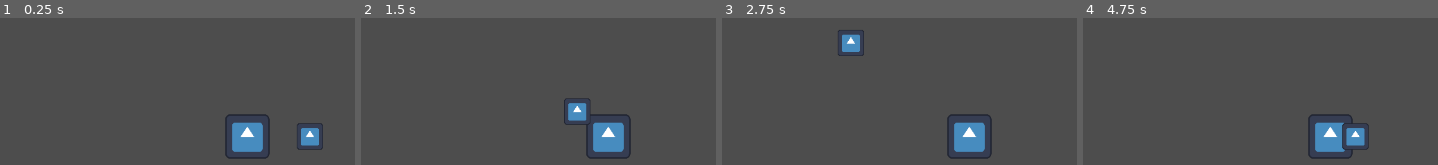
Above: before the commit, frames 1-4 (left to right).
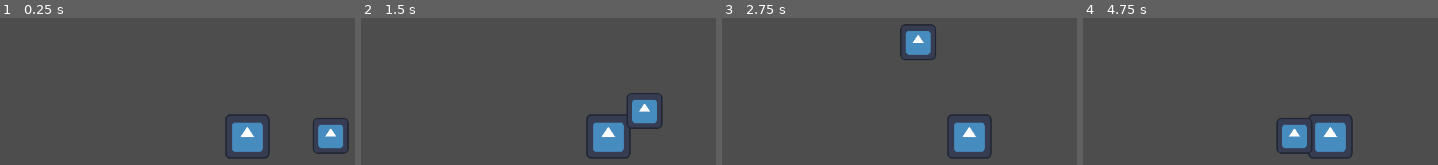
Above: after the commit, the same moments.

Repository: yenpish/chazo-fatebound
Game: Godot game, scene res://scenes/levels/test_room.tscn
Same seed, same stepped clock (60 frames per second), same inputs: the game is played once before the commit and once after it. The engine's default icon, where the game draws it, is replaced by a stand-in: a white triangle on a blue panel in a dark square.
Inputs:
- Up to frame 1 (0.25 s): no input
- Up to frame 2 (1.5 s): tap Enter at 0.5 s; hold D (move_right) 0.53-1.28 s; tap Space (attack) at 0.6, 1.35 s; hold S (move_down) from 1.28 s (still down)
- Up to frame 3 (2.75 s): release S (move_down) at 2.03 s; hold D (move_right) from 2.03 s (still down); tap Space (attack) at 2.1 s
- Up to frame 4 (4.75 s): release D (move_right) at 2.78 s; hold W (move_up) 2.78-3.53 s; tap Space (attack) at 2.85, 3.6, 4.35 s; hold A (move_left) from 3.53 s (still down)

The runs differ from the first frame. In frame 1, 2.2% of the frame differs, in the area x 83-99%, y 68-93%; in frame 2, 2.4%; in frame 3, 2.3%; in frame 4, 2.6%, in the area x 54-81%, y 68-93%.

Commit message:
Add damageable Veilborn grunt

Diff:
--- /dev/null
+++ b/scenes/enemies/veilborn_grunt.tscn
@@ -0,0 +1,18 @@
+[gd_scene format=3 uid="uid://dqrkrjyouy0vl"]
+
+[ext_resource type="Texture2D" uid="uid://cy007subigwsk" path="res://icon.svg" id="1_81eqv"]
+[ext_resource type="Script" uid="uid://b0loigx6elog4" path="res://scripts/enemies/veilborn_grunt.gd" id="1_jym6g"]
+
+[sub_resource type="RectangleShape2D" id="RectangleShape2D_jym6g"]
+size = Vector2(40, 40)
+
+[node name="VeilbornGrunt" type="CharacterBody2D" unique_id=633401214]
+script = ExtResource("1_jym6g")
+
+[node name="PlaceholderSprite" type="Sprite2D" parent="." unique_id=1672744325]
+position = Vector2(0, -0.99999994)
+scale = Vector2(0.4, 0.4)
+texture = ExtResource("1_81eqv")
+
+[node name="CollisionShape2D" type="CollisionShape2D" parent="." unique_id=971798519]
+shape = SubResource("RectangleShape2D_jym6g")
--- a/scenes/levels/test_room.tscn
+++ b/scenes/levels/test_room.tscn
@@ -1,7 +1,7 @@
 [gd_scene format=3 uid="uid://bkhdrwxcisq8y"]
 
 [ext_resource type="PackedScene" uid="uid://dm8vfg8xdixaf" path="res://scenes/player/player.tscn" id="1_yv0av"]
-[ext_resource type="Texture2D" uid="uid://cy007subigwsk" path="res://icon.svg" id="2_x68ck"]
+[ext_resource type="PackedScene" uid="uid://dqrkrjyouy0vl" path="res://scenes/enemies/veilborn_grunt.tscn" id="3_gyqsl"]
 
 [node name="TestRoom" type="Node2D" unique_id=1712736905]
 
@@ -9,7 +9,5 @@
 
 [node name="Camera2D" type="Camera2D" parent="Player" unique_id=1592296656]
 
-[node name="MarkerSprite" type="Sprite2D" parent="." unique_id=115033979]
-scale = Vector2(0.3, 0.3)
-texture = ExtResource("2_x68ck")
-offset = Vector2(300, 0)
+[node name="VeilbornGrunt" parent="." unique_id=633401214 instance=ExtResource("3_gyqsl")]
+position = Vector2(120, 0)
--- a/scenes/player/player.tscn
+++ b/scenes/player/player.tscn
@@ -7,6 +7,7 @@
 size = Vector2(64, 64)
 
 [sub_resource type="RectangleShape2D" id="RectangleShape2D_gmlin"]
+size = Vector2(32, 24)
 
 [node name="Player" type="CharacterBody2D" unique_id=1997026455]
 script = ExtResource("1_dovo2")
@@ -19,9 +20,8 @@
 shape = SubResource("RectangleShape2D_dovo2")
 
 [node name="AttackArea" type="Area2D" parent="." unique_id=1224834590]
-position = Vector2(55, 0)
+position = Vector2(60, -1)
 
 [node name="AttackCollision" type="CollisionShape2D" parent="AttackArea" unique_id=360466446]
-position = Vector2(50, 35)
 shape = SubResource("RectangleShape2D_gmlin")
 disabled = true
--- /dev/null
+++ b/scripts/enemies/veilborn_grunt.gd
@@ -0,0 +1,20 @@
+extends CharacterBody2D
+
+@export var max_hp: int = 3
+
+var current_hp: int
+
+func _ready() -> void:
+	current_hp = max_hp
+	print(name, " ready with HP: ", current_hp)
+
+func take_damage(amount: int) -> void:
+	current_hp -= amount
+	print(name, " took ", amount, " damage. HP left: ", current_hp)
+
+	if current_hp <= 0:
+		die()
+
+func die() -> void:
+	print(name, " defeated")
+	queue_free()
--- a/scripts/player/player.gd
+++ b/scripts/player/player.gd
@@ -2,7 +2,9 @@
 
 @export var move_speed: float = 180.0
 @export var attack_duration: float = 0.15
+@export var attack_damage: int = 1
 
+@onready var attack_area: Area2D = $AttackArea
 @onready var attack_collision: CollisionShape2D = $AttackArea/AttackCollision
 
 var is_attacking: bool = false
@@ -32,6 +34,15 @@
 	attack_collision.disabled = false
 	print("Player attacked")
 
+	# Wait one physics frame so Godot updates overlap detection
+	await get_tree().physics_frame
+
+	var hit_bodies := attack_area.get_overlapping_bodies()
+
+	for body in hit_bodies:
+		if body.has_method("take_damage"):
+			body.take_damage(attack_damage)
+
 	await get_tree().create_timer(attack_duration).timeout
 
 	attack_collision.disabled = true
Not shown, added: scripts/enemies/veilborn_grunt.gd.uid
